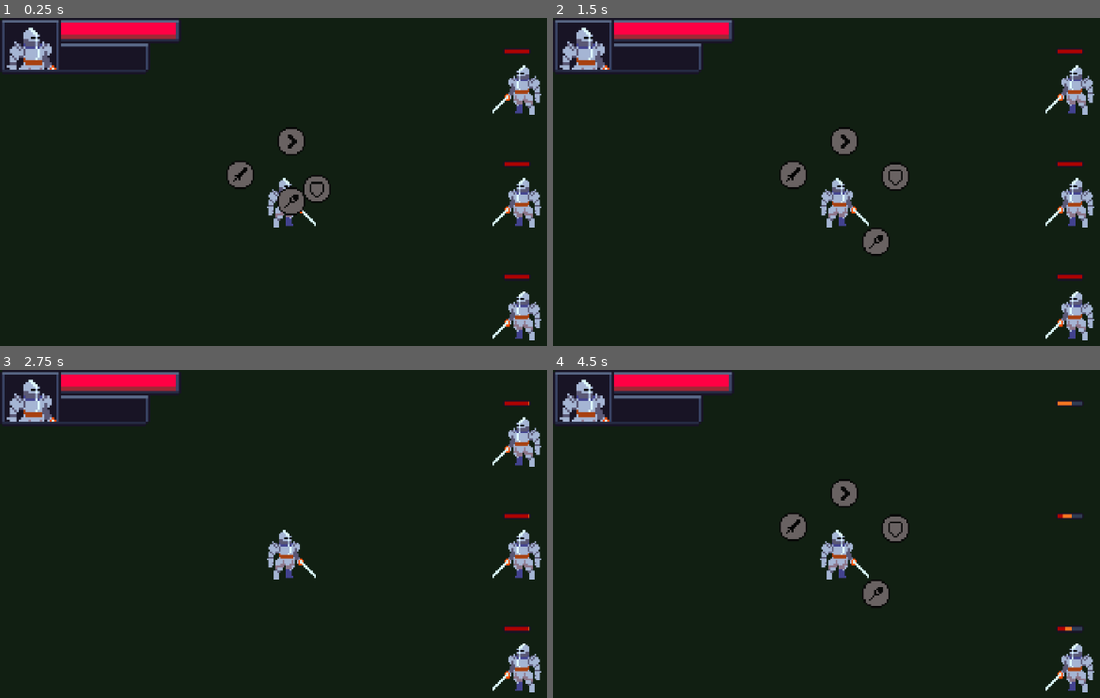
Above: before the commit, frames 1-4 (two rows, left to right).
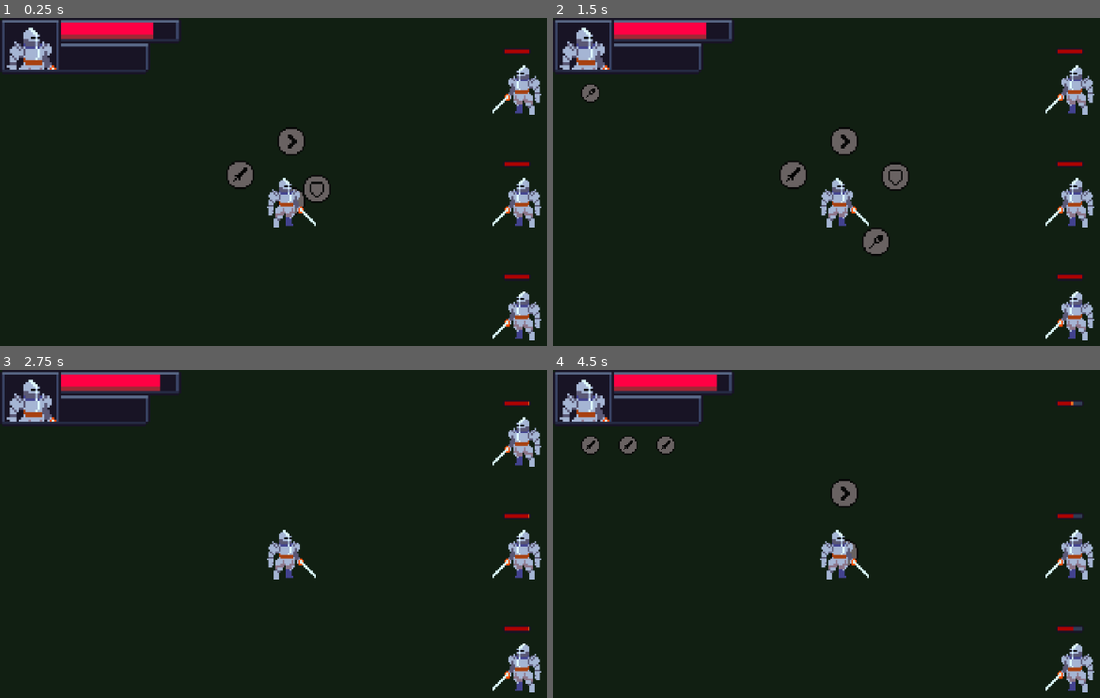
Above: after the commit, the same moments.

Repository: SamuelAlves-23/shoveljam2025
Game: Godot game, scene res://scenes/battle_scene/battle_scene.tscn
The game is run twice, just before and just after one commit, with the same random seed, the same clock (stepped at 60 frames per second) and the same inputs. The project has no main scene, so this scene is started directly.
Inputs (mouse positions are in pixels of both pictures, inside the frame that each line leads up to):
- Up to frame 1 (0.25 s): no input
- Up to frame 2 (1.5 s): move the mouse to (875, 241) at 0.52 s; hold D (move_right) 0.53-1.28 s; hold Q (attack) 0.53-1.28 s; click (875, 241) at 0.67 s; tap Space (confirm) at 0.8, 1.35 s; move the mouse to (842, 142) at 1.27 s; hold S (move_down) from 1.28 s (still down); click (842, 142) at 1.42 s
- Up to frame 3 (2.75 s): tap E (guard) at 1.55 s; move the mouse to (448, 488) at 2.02 s; release S (move_down) at 2.03 s; hold D (move_right) from 2.03 s (still down); hold E (guard) from 2.03 s (still down); tap R (magic) at 2.3 s
- Up to frame 4 (4.5 s): move the mouse to (892, 665) at 2.77 s; release D (move_right) at 2.78 s; release E (guard) at 2.78 s; hold W (move_up) 2.78-3.53 s; tap R (magic) at 2.85 s; click (892, 665) at 2.92 s; tap Q (attack) at 3.05 s; move the mouse to (outside the picture) at 3.52 s; hold Q (attack) 3.53-4.28 s; hold A (move_left) from 3.53 s (still down); tap Space (confirm) at 3.8, 4.35 s; move the mouse to (700, 517) at 4.27 s

The runs differ from the first frame. In frame 1, 0.5% of the frame differs, in the area x 28-56%, y 1-61%; in frame 2, 0.3%; in frame 3, 0.2%; in frame 4, 2.1%, in the area x 5-99%, y 1-80%.

Commit message:
Efectos pasivos y UI de combo

Diff:
--- a/components/combo_pieces/combo_guard/combo_guard.gd
+++ b/components/combo_pieces/combo_guard/combo_guard.gd
@@ -1,4 +1,4 @@
 extends ComboPiece
 
 func passive() -> float:
-	return PlayerStats.player_stats["attack"] * modifier
+	return PlayerStats.player_stats["defense"] * modifier
--- a/components/combo_pieces/combo_magic/combo_magic.gd
+++ b/components/combo_pieces/combo_magic/combo_magic.gd
@@ -1,4 +1,4 @@
 extends ComboPiece
 
 func passive() -> float:
-	return 0.0
+	return modifier
--- a/components/combo_pieces/combo_magic/combo_magic.tscn
+++ b/components/combo_pieces/combo_magic/combo_magic.tscn
@@ -1,10 +1,10 @@
 [gd_scene load_steps=3 format=3 uid="uid://6ciff6yj5e2a"]
 
-[ext_resource type="Script" uid="uid://b3mohgn8pyibc" path="res://components/combo_pieces/combo_attack/combo_attack.gd" id="1_u86n7"]
+[ext_resource type="Script" uid="uid://do83kemmhkm5e" path="res://components/combo_pieces/combo_magic/combo_magic.gd" id="1_3nlav"]
 [ext_resource type="Texture2D" uid="uid://dhe15o0guxld2" path="res://assets/ui/magic_action.png" id="2_3nlav"]
 
 [node name="ComboMagic" type="Node2D"]
-script = ExtResource("1_u86n7")
+script = ExtResource("1_3nlav")
 piece_name = 2
 
 [node name="Sprite2D" type="Sprite2D" parent="."]
--- a/components/combo_pieces/combo_piece.gd
+++ b/components/combo_pieces/combo_piece.gd
@@ -3,7 +3,7 @@
 
 @export_enum("attack", "guard", "magic") var piece_name
 
-@onready var modifier: float = 0.1
+@export var modifier: float = 0.1
 @onready var sprite: Sprite2D = $Sprite2D
 
 func passive() -> float:
--- a/globals/player_stats/player_stats.gd
+++ b/globals/player_stats/player_stats.gd
@@ -1,11 +1,12 @@
 extends Node
 
-signal player_damaged(current_hp)
+signal player_damaged(amount)
+signal player_healed(amount)
 signal player_dead()
 
 @onready var player_stats: Dictionary = {
 	"max_hp" : 100,
-	"current_hp": 100,
+	"current_hp": 80,
 	"attack": 70,
 	"defense": 5,
 	"exp_mult": 2.0,
@@ -14,6 +15,7 @@
 }
 
 @onready var guarding: bool = false
+@export var battle_scene: BattleScene
 
 func train_stat(stat: String) -> void:
 	var amount: int = 0
@@ -31,7 +33,7 @@
 	if guarding:
 		total_amount -= player_stats["defense"]
 		guarding = false
-
+	total_amount -= ceil(battle_scene.check_combo(1))
 	player_stats["current_hp"] -= total_amount
 	player_damaged.emit(total_amount)
 	if player_stats["current_hp"] <= 0:
@@ -42,7 +44,7 @@
 		player_stats["curren_hp"] = player_stats["max_hp"]
 	else:
 		player_stats["current_hp"] += amount
-	player_damaged.emit(-amount)
+	player_healed.emit(amount)
 
 func reset_stats() -> void:
 	player_stats = {
--- a/project.godot
+++ b/project.godot
@@ -31,6 +31,7 @@
 [global_group]
 
 ActionsHolder=""
+BattleScene=""
 
 [input]
 
--- a/scenes/battle_scene/battle_scene.gd
+++ b/scenes/battle_scene/battle_scene.gd
@@ -1,4 +1,5 @@
 extends Node2D
+class_name BattleScene
 
 #signal player_turn()
 #signal enemy_turn()
@@ -18,15 +19,23 @@
 @onready var enemies: Array = [$Enemy, $Enemy2, $Enemy3]
 @onready var player: Player = $Player
 @onready var actions_holder: ActionsHolder = $ActionsHolder
-@onready var combo_container: Node2D = $ComboContainer
+@onready var combo_container: HBoxContainer = $CanvasLayer/Control/ComboContainer
+@onready var impulse_combo_pos: Vector2 = $CanvasLayer/Control/ComboContainer/ImpulsePos.global_position
+@onready var combo_01_pos: Vector2 = $CanvasLayer/Control/ComboContainer/Combo01Pos.global_position
+@onready var combo_02_pos: Vector2 = $CanvasLayer/Control/ComboContainer/Combo02Pos.global_position
+@onready var combo_03_pos: Vector2 = $CanvasLayer/Control/ComboContainer/Combo03Pos.global_position
+
 
 @onready var combo_options: Array = ["attack", "guard", "magic"]
 @onready var allowed_actions: Array = ["attack", "guard", "magic"]
 @onready var current_combo: Array = []
 
+
+
 @onready var is_player_turn: bool = true
 
 func _ready() -> void:
+	PlayerStats.battle_scene = self
 	battle_cursor.global_position = cursor_rest_pos
 	for enemy in enemies:
 		enemy.connect("enemy_dead", erase_enemy)
@@ -59,9 +68,9 @@
 				await actions_holder.hide_actions()
 				for enemy in enemies:
 					enemy.damage(ceil(PlayerStats.player_stats["attack"] / 2))
-					add_combo(GlobalManager.combo_pieces[2])
-					print(current_combo)
-					update_state(STATES.ENEMY_TURN)
+				add_combo(GlobalManager.combo_pieces[2])
+				print(current_combo)
+				update_state(STATES.ENEMY_TURN)
 		else:
 			print("EMPIEZA EL COMBO")
 			await actions_holder.hide_actions()
@@ -82,11 +91,23 @@
 	var combo_piece = piece.instantiate()
 	current_combo.append(combo_piece)
 	combo_container.add_child(combo_piece)
-	combo_piece.global_position = combo_container.global_position
+	match current_combo.size():
+		1:
+			combo_piece.global_position = impulse_combo_pos
+		2:
+			combo_piece.global_position = combo_01_pos
+		3:
+			combo_piece.global_position = combo_02_pos
+		4:
+			combo_piece.global_position = combo_03_pos
+			combo_finisher()
+
 
 func combo_finisher() -> void:
 	print("COMBO FINISHER")
-	current_combo = []
+	for combo in current_combo:
+		combo.queue_free()
+	current_combo.clear()
 
 func player_turn() -> void:
 	if first:
@@ -116,7 +137,9 @@
 		first = true
 
 func player_attack() -> void:
-	enemies[index].damage(PlayerStats.player_stats["attack"])
+	var damage: int = PlayerStats.player_stats["attack"]
+	damage += ceil(check_combo(0))
+	enemies[index].damage(damage)
 	add_combo(GlobalManager.combo_pieces[0])
 	print(current_combo)
 	update_state(STATES.ENEMY_TURN)
@@ -125,6 +148,12 @@
 	current_state = new_state
 	first = true
 
+func check_combo(piece_name: int) -> float:
+	var result: float
+	for combo: ComboPiece in current_combo:
+		if combo.piece_name == piece_name:
+			result += combo.passive()
+	return result
 
 func enemy_turn() -> void:
 	for enemy in enemies:
--- a/scenes/battle_scene/battle_scene.tscn
+++ b/scenes/battle_scene/battle_scene.tscn
@@ -7,7 +7,7 @@
 [ext_resource type="Texture2D" uid="uid://bc5lfaua2ptgi" path="res://assets/ui/battle_cursor.png" id="6_gp27x"]
 [ext_resource type="PackedScene" uid="uid://cn25pb2mwr4bj" path="res://ui/actions_holder/actions_holder.tscn" id="7_8r7ii"]
 
-[node name="BattleScene" type="Node2D"]
+[node name="BattleScene" type="Node2D" groups=["BattleScene"]]
 script = ExtResource("1_qc2rq")
 
 [node name="TileMapLayer" parent="." instance=ExtResource("1_oofy8")]
@@ -28,6 +28,9 @@
 position = Vector2(352, -32)
 texture = ExtResource("6_gp27x")
 
+[node name="ActionsHolder" parent="." instance=ExtResource("7_8r7ii")]
+position = Vector2(272, 176)
+
 [node name="Player" parent="." instance=ExtResource("6_8r7ii")]
 position = Vector2(272, 176)
 current_state = 2
@@ -39,14 +42,37 @@
 position = Vector2(320, 192)
 zoom = Vector2(1.5, 1.5)
 
-[node name="ActionsHolder" parent="." instance=ExtResource("7_8r7ii")]
-position = Vector2(272, 176)
+[node name="CanvasLayer" type="CanvasLayer" parent="."]
 
-[node name="ComboContainer" type="Node2D" parent="."]
-position = Vector2(320, 18)
+[node name="Control" type="Control" parent="CanvasLayer"]
+layout_mode = 3
+anchors_preset = 0
+offset_right = 640.0
+offset_bottom = 360.0
 
-[node name="ComboParent" type="Node" parent="."]
+[node name="ComboContainer" type="HBoxContainer" parent="CanvasLayer/Control"]
+layout_mode = 1
+anchors_preset = 14
+anchor_top = 0.5
+anchor_right = 1.0
+anchor_bottom = 0.5
+offset_left = 32.0
+offset_top = -116.0
+offset_right = -512.0
+offset_bottom = -116.0
+grow_horizontal = 2
+grow_vertical = 2
+alignment = 1
 
-[node name="Piece01" type="Marker2D" parent="ComboParent"]
+[node name="ImpulsePos" type="Marker2D" parent="CanvasLayer/Control/ComboContainer"]
+
+[node name="Combo01Pos" type="Marker2D" parent="CanvasLayer/Control/ComboContainer"]
+position = Vector2(32, 0)
+
+[node name="Combo02Pos" type="Marker2D" parent="CanvasLayer/Control/ComboContainer"]
+position = Vector2(64, 0)
+
+[node name="Combo03Pos" type="Marker2D" parent="CanvasLayer/Control/ComboContainer"]
+position = Vector2(96, 0)
 
 [editable path="TileMapLayer"]
--- a/ui/player_status/player_status.gd
+++ b/ui/player_status/player_status.gd
@@ -5,6 +5,11 @@
 
 func _ready() -> void:
 	PlayerStats.connect("player_damaged", update_life)
+	PlayerStats.connect("player_healed", heal_life)
+	life_bar.max_value = PlayerStats.player_stats["max_hp"]
+	life_bar.value = PlayerStats.player_stats["current_hp"]
+	damage_bar.value = PlayerStats.player_stats["current_hp"]
+	damage_bar.max_value = PlayerStats.player_stats["max_hp"]
 
 func update_life(amount: int) -> void:
 	for i in range(0, amount, 1):
@@ -12,11 +17,22 @@
 		if life_bar.value >= 0:
 			i = amount
 		await get_tree().create_timer(0.001).timeout
-
 	await get_tree().create_timer(0.5).timeout
-
 	for i in range(0, amount, 1):
 		damage_bar.value -= 1
 		if damage_bar.value >= 0:
 			i = amount
 		await get_tree().create_timer(0.01).timeout
+
+func heal_life(amount: int) -> void:
+	for i in range(0, amount, 1):
+		life_bar.value += 1
+		if life_bar.value >= 0:
+			i = amount
+		await get_tree().create_timer(0.001).timeout
+	await get_tree().create_timer(0.5).timeout
+	for i in range(0, amount, 1):
+		damage_bar.value += 1
+		if damage_bar.value >= 0:
+			i = amount
+		await get_tree().create_timer(0.01).timeout
--- a/units/enemy/enemy.gd
+++ b/units/enemy/enemy.gd
@@ -11,6 +11,7 @@
 
 @onready var current_state: STATES = STATES.ALIVE
 @onready var guarding: bool = false
+@onready var battle_scene: BattleScene = get_tree().get_first_node_in_group("BattleScene")
 
 @onready var enemy_stats: Dictionary = {
 	"max_hp" : 100,
@@ -47,8 +48,9 @@
 	enemy_stats["current_hp"] -= total_amount
 	if enemy_stats["current_hp"] <= 0:
 		current_state = STATES.DEAD
-	if PlayerStats.player_stats["lifedrain"] > 0:
-		PlayerStats.heal(total_amount * PlayerStats.player_stats["lifedrain"])
+	var lifedrain: float = battle_scene.check_combo(2)
+	if lifedrain > 0:
+		PlayerStats.heal(total_amount * lifedrain)
 	update_life(total_amount)
 
 func update_life(amount: int) -> void:
